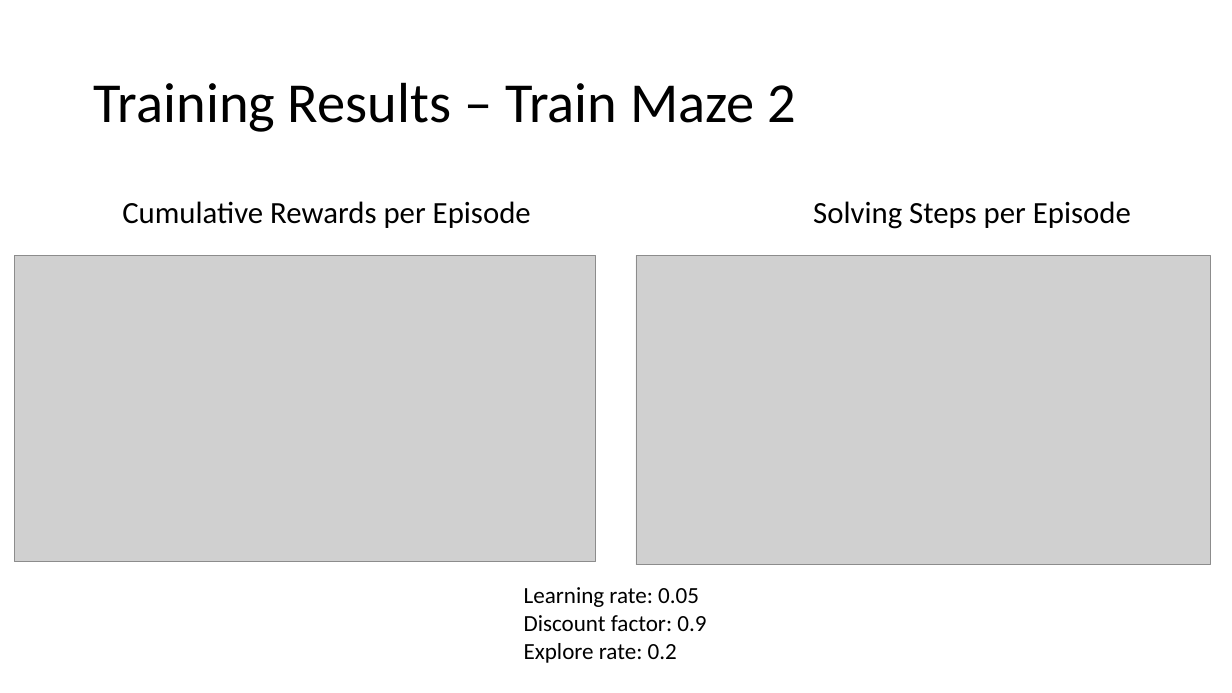
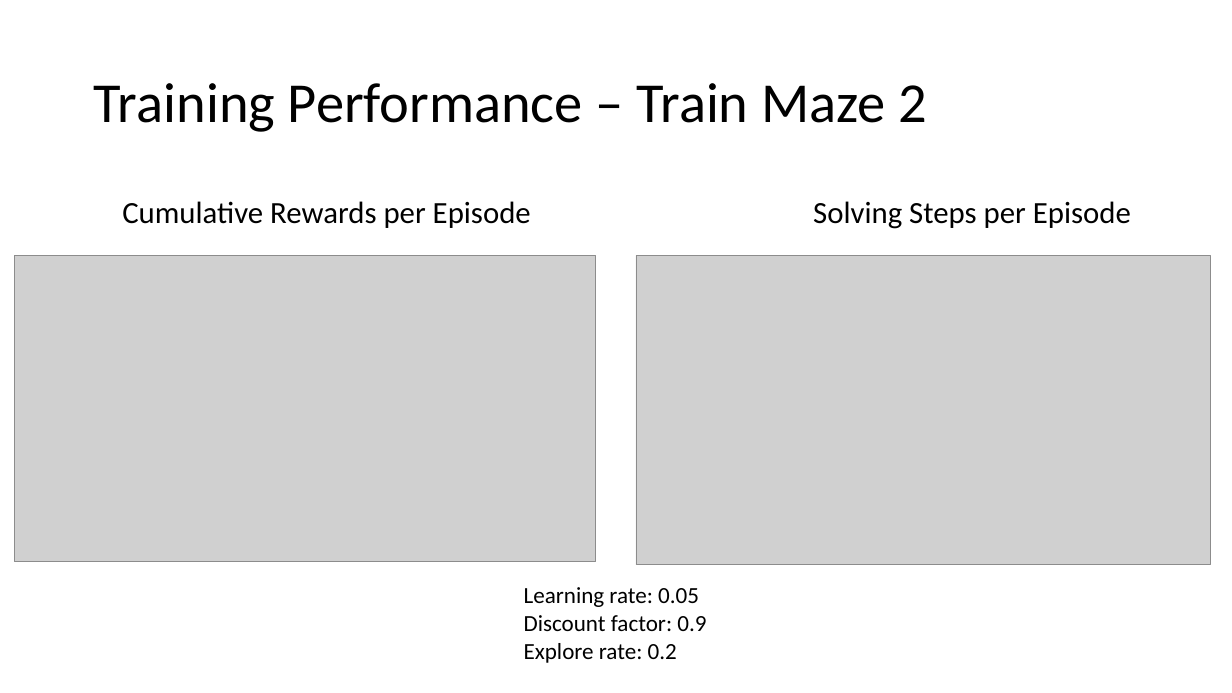
Before and after one commit to Albertlor/maze_solver, a slide deck: slide 4 of materials/maze_solver.pptx. Drawn at 1232x693 pixels with LibreOffice and Linux fonts; fonts in the diff are those of the drawing; grey boxes stand for pictures. Boxes give left, top, right and bottom in pixels: in the first picture for what was removed or moved away, otherwise in the second. Text is boxed around its words. In the diff, an @@ line names an element or a change of style, - is before the commit and + after.

```diff
--- a/materials/maze_solver.pptx
+++ b/materials/maze_solver.pptx
@@ title at (x1=94, y1=83, x2=928, y2=132): text changed @@
-Training Results – Train Maze 2
+Training Performance – Train Maze 2
```
Also in this commit, not shown: 2 other slides changed, 1 other file.
